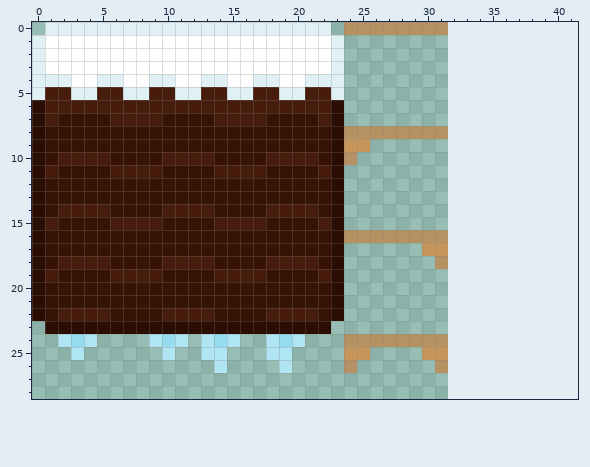
A pixel-art sprite gets an edit: summer game/Content/images/snowy tileset.png. This is how it looked before the edit.
The file is 32x32 pixels. Shown: x 0..41, y 0..28. The old version is drawn lined up with the new one, on the new canvas.
The same view after the edit:
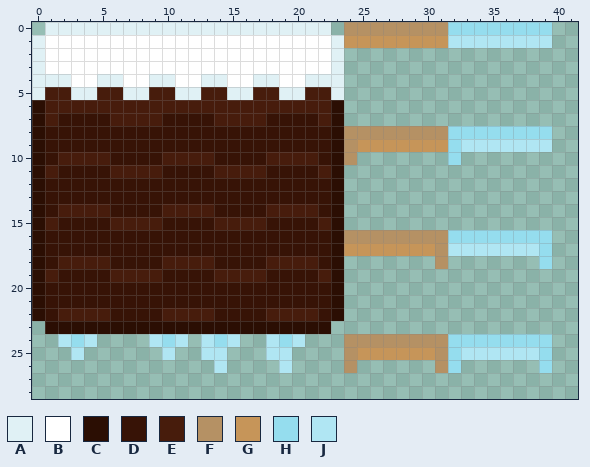
Palette (. is transparent): A #e0f1f5  B #ffffff  C #2b0e03  D #371306  E #471c0c  F #b59164  G #c69559  H #95ddee  J #b0e6f3
Difference:
canvas 32x32 -> 64x32
@@ x 22..41 @@
- 0 A.FFFFFFFF..........
- 1 BA..................
+ 0 A.FFFFFFFFHHHHHHHH..
+ 1 BAGGGGGGGGJJJJJJJJ..
  2 BA..................
@@ x 22..41 @@
  7 EC..................
- 8 DCFFFFFFFF..........
- 9 DCGG................
-10 DCF.................
+ 8 DCFFFFFFFFHHHHHHHH..
+ 9 DCFGGGGGGGHJJJJJJJ..
+10 DCF.......H.........
 11 EC..................
@@ x 22..41 @@
 15 EC..................
-16 DCFFFFFFFF..........
-17 DC......GG..........
-18 DC.......F..........
+16 DCFFFFFFFFHHHHHHHH..
+17 DCGGGGGGGFJJJJJJJH..
+18 DC.......F.......H..
 19 EC..................
@@ x 22..41 @@
 23 C...................
-24 ..FFFFFFFF..........
-25 ..GG....GG..........
-26 ..F......F..........
+24 ..FFFFFFFFHHHHHHHH..
+25 ..FGGGGGGFHJJJJJJH..
+26 ..F......FH......H..
 27 ....................
Pixel boxes of the changes (left, top, right, bottom) in both pictures:
added: (344, 22, 552, 48)
changed: (344, 126, 552, 165)
changed: (344, 230, 552, 269)
changed: (344, 334, 552, 373)
